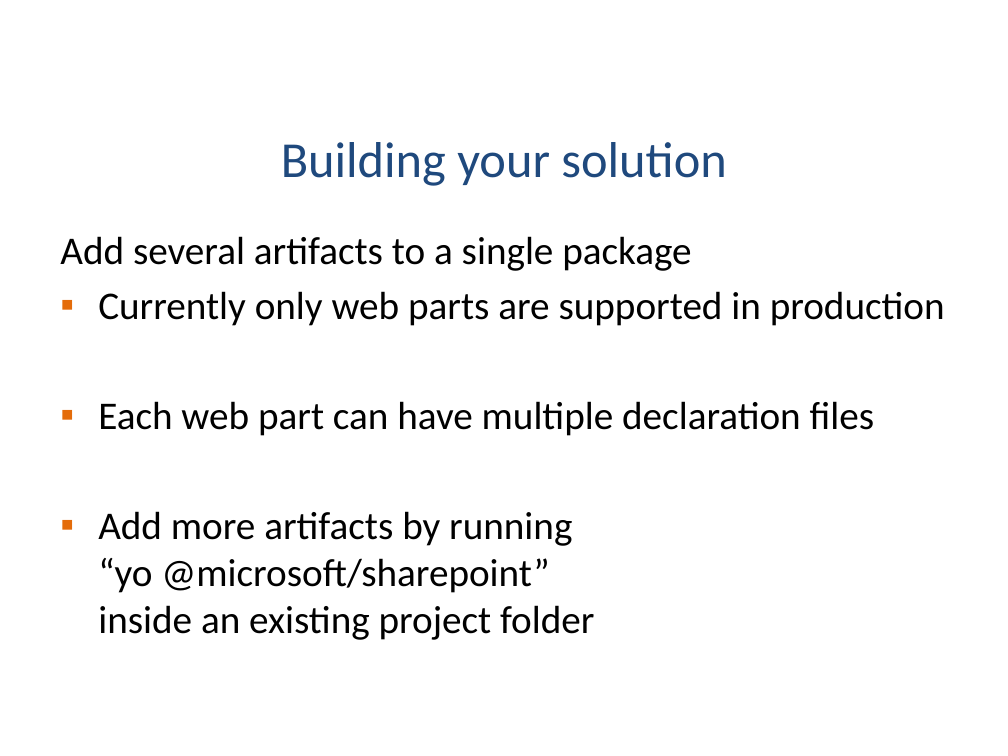
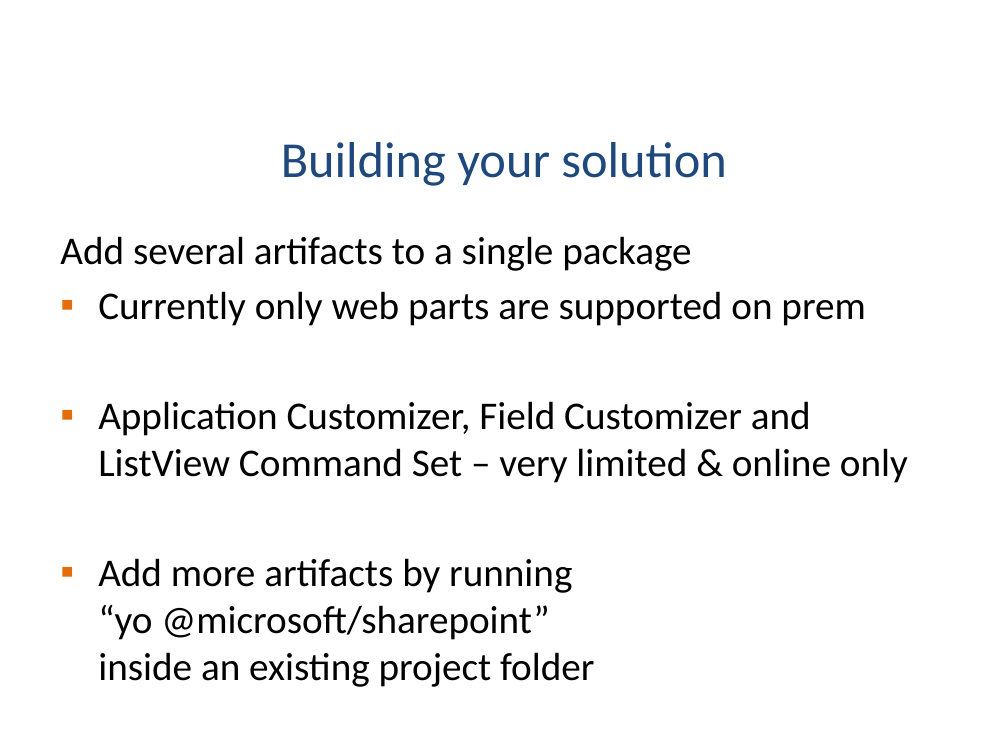
Before and after one commit to KWizCom/SPFxDemo, a slide deck: slide 23 of SPFx ISV Insight.pptx. Drawn at 1008x756 pixels with LibreOffice and Linux fonts; fonts in the diff are those of the drawing; background and template pictures are left out. Boxes give left, top, right and bottom in pixels: in the first picture for what was removed or moved away, otherwise in the second. Text is boxed around its words. In the diff, an @@ line names an element or a change of style, - is before the commit and + after.

```diff
--- a/SPFx ISV Insight.pptx
+++ b/SPFx ISV Insight.pptx
@@ text at box(98, 291, 908, 483): text changed @@
-▪ Currently only web parts are supported in production
-▪ Each web part can have multiple declaration files
+▪ Currently only web parts are supported on prem
+▪ Application Customizer, Field Customizer and ListView Command Set – very limited & online only
```
Also in this commit, not shown: 11 other slides changed.
